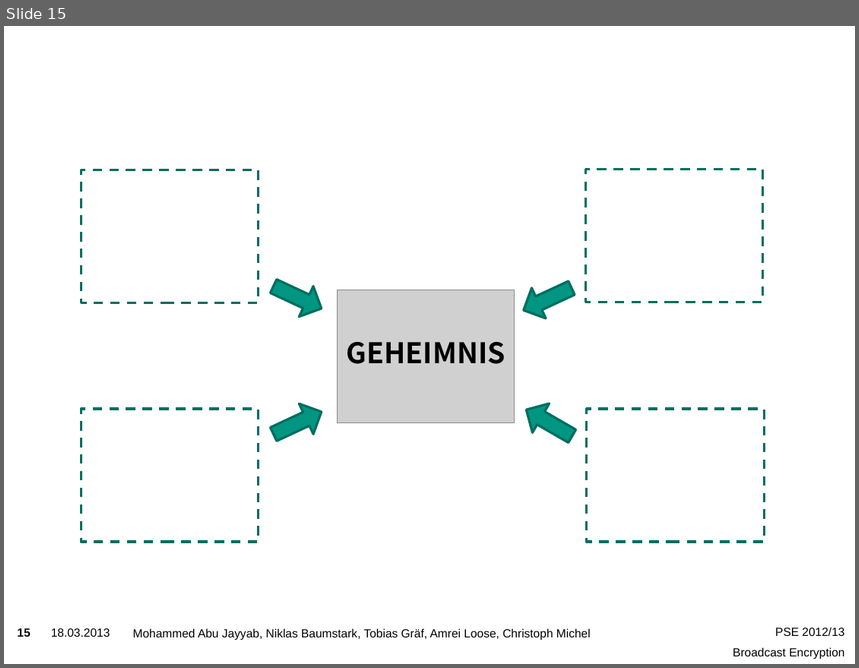
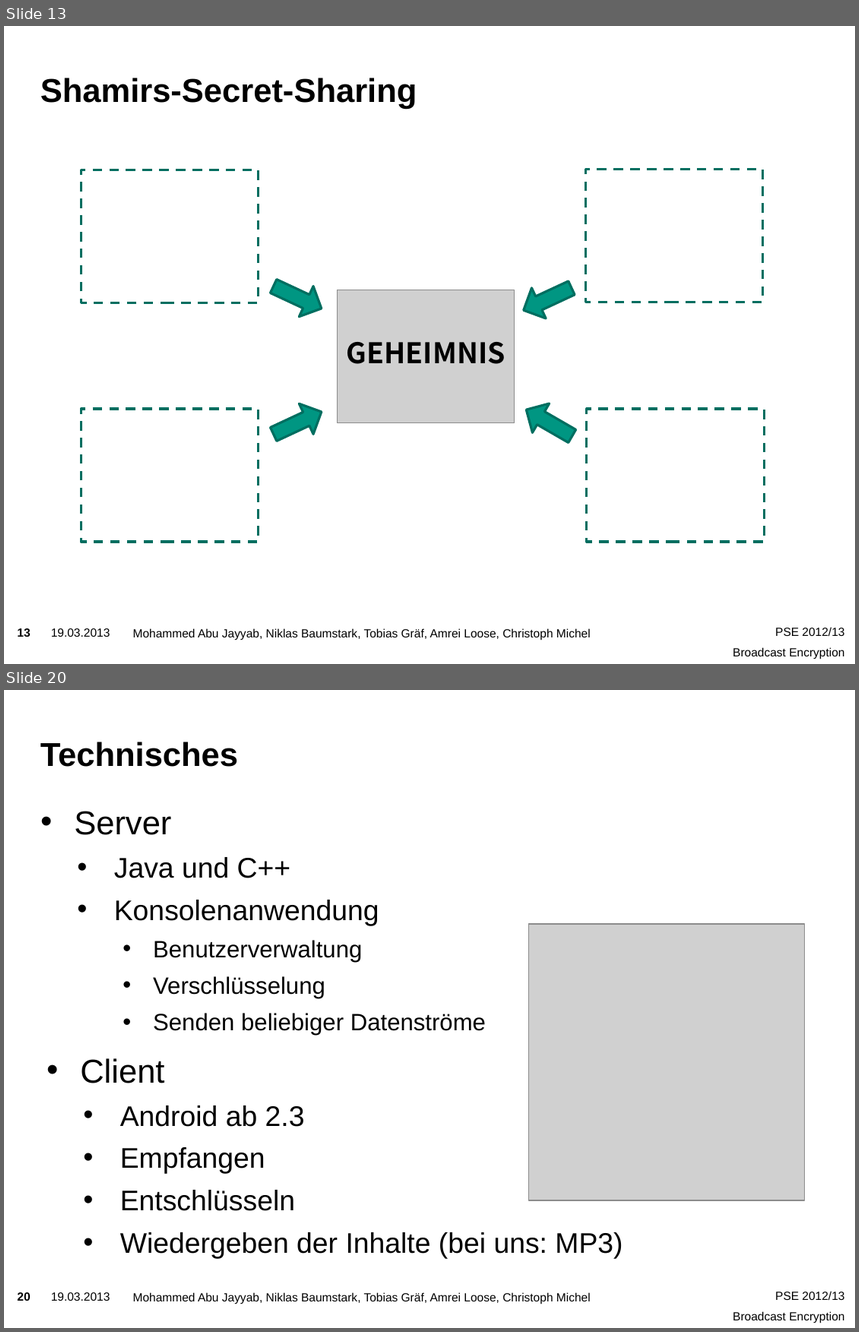
Before and after one commit to niklasb/pse-broadcast-encryption, a slide deck: praesentation/pse-abschluss.pptx. Shown one above the other, each under a label of ours: slide 15 before the commit, slides 13 and 20 after it; the slides between them are not shown. The pictures are 859x668 and 859x1332 pixels, drawn with LibreOffice and Linux fonts; fonts in the diff are those of the drawing; grey boxes stand for pictures; background and template pictures are left out. Boxes give left, top, right and bottom in pixels: in the first picture for what was removed or moved away, otherwise in the second. Text is boxed around its words. In the diff, an @@ line names an element or a change of style, - is before the commit and + after.

```diff
--- a/praesentation/pse-abschluss.pptx
+++ b/praesentation/pse-abschluss.pptx
@@ slide 20 added at [4, 690, 855, 1328], background picture (left out); not listed: 4 template elements that a slide beside it also shows @@
@@ title added at [40, 742, 238, 767], 28 pt, text #000000, bold @@
+Technisches
@@ text added at [74, 811, 486, 1036], 20 pt, text #000000 @@
+• Server
+  • Java und C++
+  • Konsolenanwendung
+    • Benutzerverwaltung
+    • Verschlüsselung
+    • Senden beliebiger Datenströme
@@ picture added at [529, 924, 805, 1201] @@
@@ text added at [80, 1059, 623, 1258], 24 pt, text #000000 @@
+• Client
+  • Android ab 2.3
+  • Empfangen
+  • Entschlüsseln
+  • Wiedergeben der Inhalte (bei uns: MP3)
@@ what was slide 15 is now slide 13 @@
@@ slide 13 changed as well @@
@@ title added at [40, 78, 417, 109], 28 pt, text #000000, bold @@
+Shamirs-Secret-Sharing
@@ page number at [17, 629, 30, 637]: text changed @@
-15
+13
@@ text at [51, 629, 110, 637]: text changed @@
-18.03.2013
+19.03.2013
```
Also in this commit, not shown: 13 other slides changed, 6 other slides added, 9 slides removed, 1 other file.
